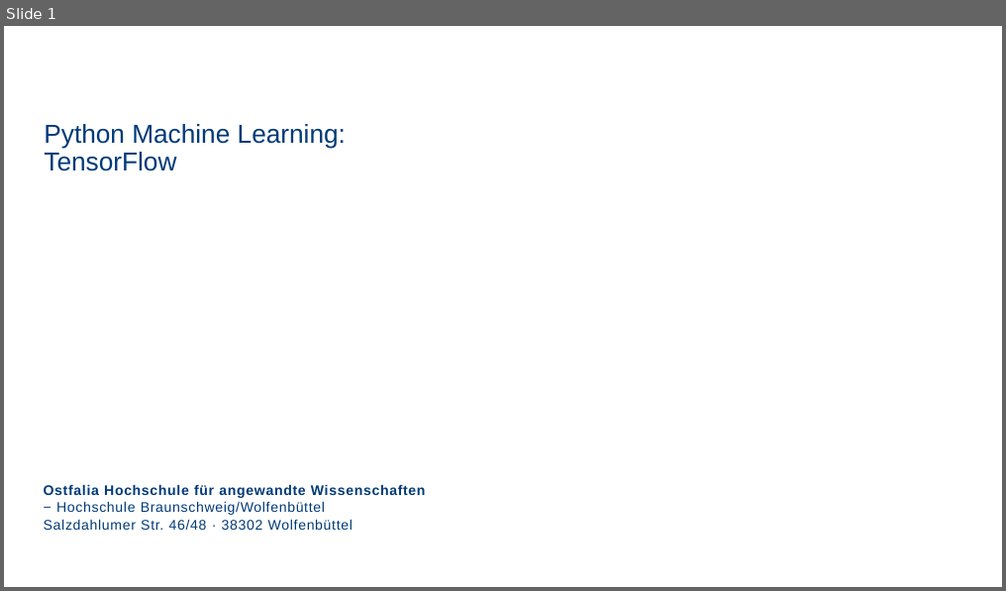
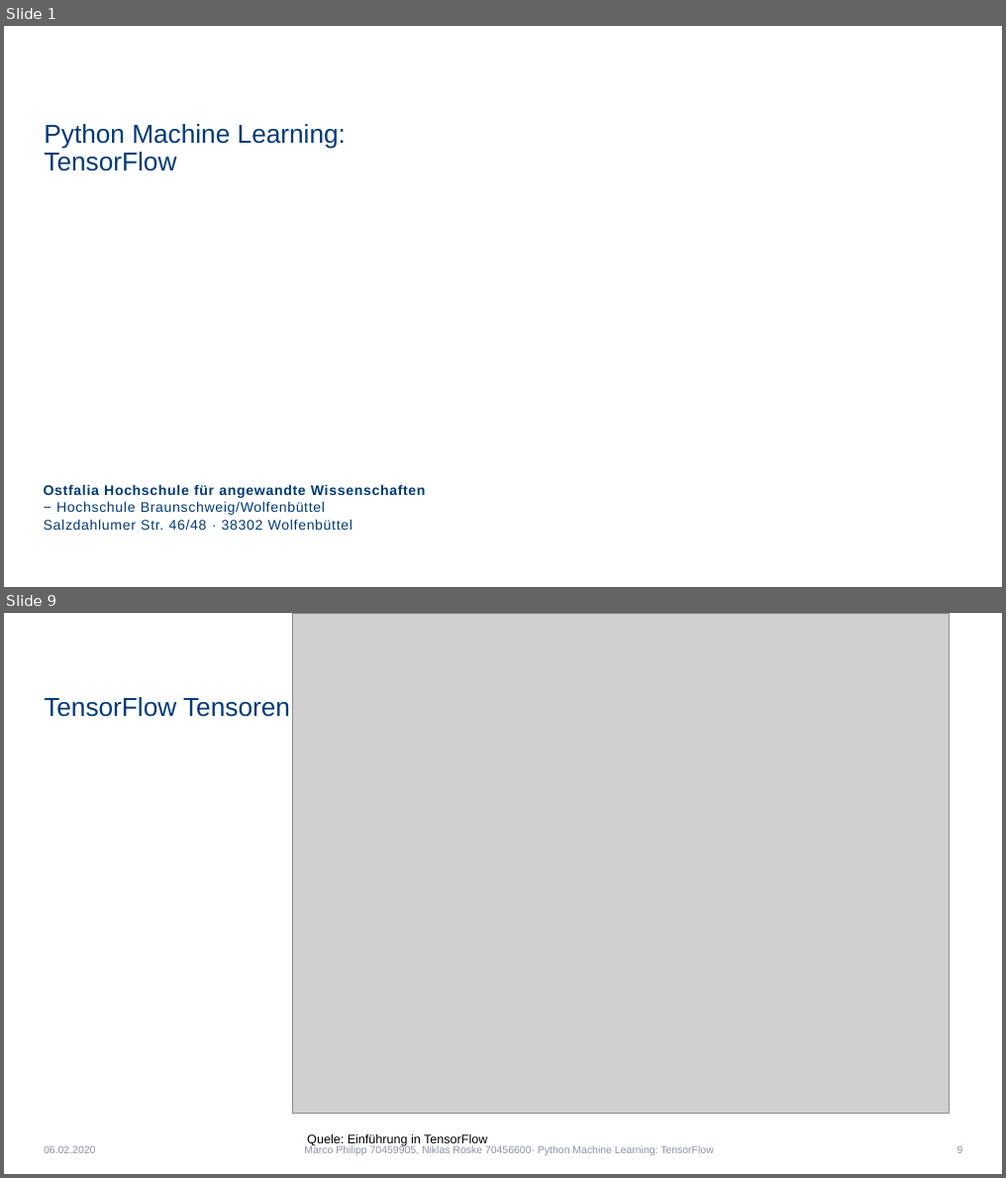
Before and after one commit to Niklas1997Git/Seminar, a slide deck: SeminarPräsentation.pptx. Shown one above the other, each under a label of ours: slide 1 before the commit, slides 1 and 9 after it; the slides between them are not shown. The pictures are 1006x591 and 1006x1178 pixels, drawn with LibreOffice and Linux fonts; fonts in the diff are those of the drawing; grey boxes stand for pictures; background and template pictures are left out. Boxes give left, top, right and bottom in pixels: in the first picture for what was removed or moved away, otherwise in the second. Text is boxed around its words. In the diff, an @@ line names an element or a change of style, - is before the commit and + after.

```diff
--- a/SeminarPräsentation.pptx
+++ b/SeminarPräsentation.pptx
@@ slide 9 added at bbox=[4, 613, 1002, 1174], background #FFFFFF @@
@@ picture added at bbox=[293, 613, 949, 1114] @@
@@ title added at bbox=[44, 697, 290, 717], 25 pt, text #003A79 @@
+TensorFlow Tensoren
@@ text added at bbox=[44, 1147, 95, 1154], 10 pt, text #8C91A8 @@
+06.02.2020
@@ text added at bbox=[304, 1146, 714, 1156], 10 pt, text #8C91A8 @@
+Marco Philipp 70459905, Niklas Röske 70456600· Python Machine Learning: TensorFlow
@@ text added at bbox=[307, 1135, 487, 1147], 12 pt, text #000000 @@
+Quele: Einführung in TensorFlow
@@ page number added at bbox=[957, 1147, 963, 1154], 10 pt, text #8C91A8 @@
+9
```
Also in this commit, not shown: 20 slides changed, 3 other slides added.
